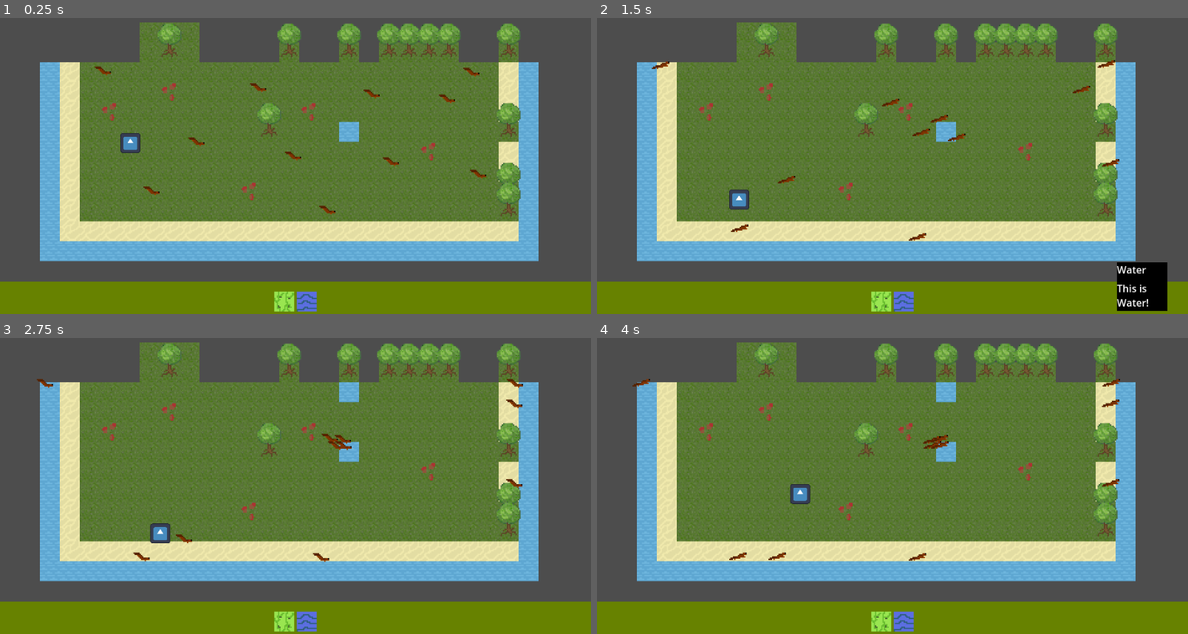
Above: before the commit, frames 1-4 (two rows, left to right).
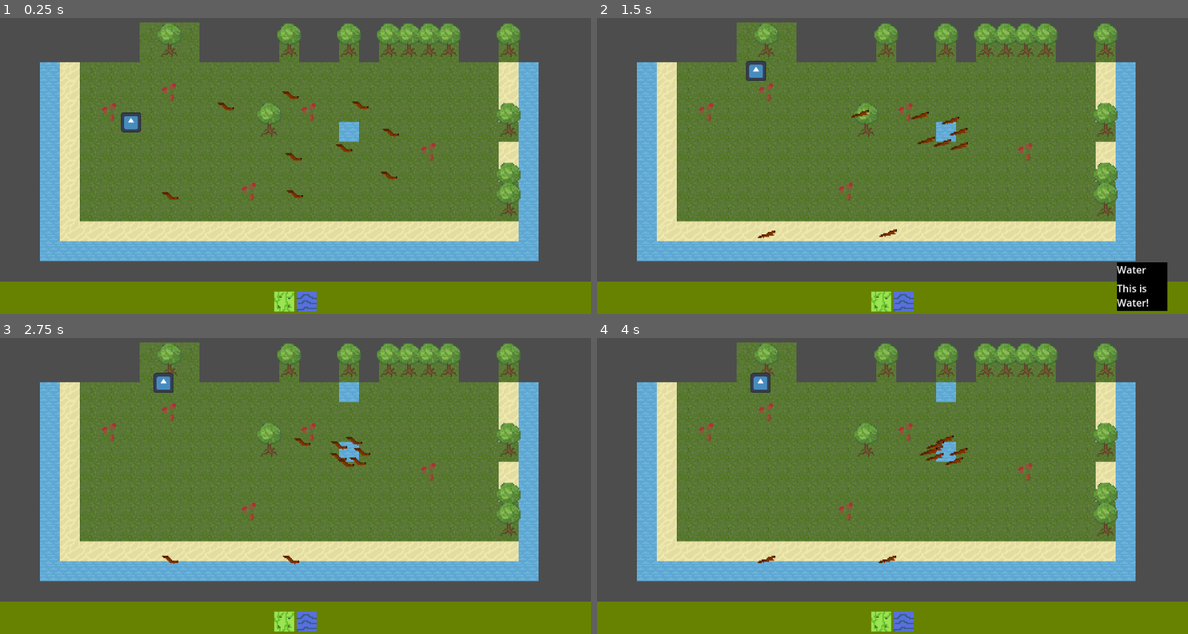
Above: after the commit, the same moments.

Repository: zliebowitz/ld56
Game: Godot game, scene res://tilemap.tscn
The game is run twice, just before and just after one commit, with the same random seed, the same clock (stepped at 60 frames per second) and the same inputs. The engine's default icon, where the game draws it, is replaced by a stand-in: a white triangle on a blue panel in a dark square.
Inputs (mouse positions are in pixels of both pictures, inside the frame that each line leads up to):
- Up to frame 1 (0.25 s): no input
- Up to frame 2 (1.5 s): move the mouse to (880, 302) at 0.52 s; click (880, 302) at 0.6 s; move the mouse to (904, 302) at 1.27 s; click (904, 302) at 1.35 s
- Up to frame 3 (2.75 s): move the mouse to (354, 394) at 2.02 s; click (354, 394) at 2.1 s
- Up to frame 4 (4 s): move the mouse to (862, 533) at 2.77 s; click (862, 533) at 2.85 s; move the mouse to (1069, 518) at 3.52 s; click (1069, 518) at 3.6 s

The runs differ from the first frame. In frame 1, 1.1% of the frame differs, in the area x 16-83%, y 16-67%; in frame 2, 1.2%, in the area x 9-89%, y 14-76%; in frame 3, 1.1%; in frame 4, 1.1%.

Commit message:
Finish Hawks

Diff:
--- a/Assets/Scripts/Animals/Hawk.tscn
+++ b/Assets/Scripts/Animals/Hawk.tscn
@@ -16,9 +16,9 @@
 
 [node name="Hawk" type="Node2D"]
 script = ExtResource("1_3ifj2")
-state_list = Array[int]([2, 6, 3])
+state_list = Array[int]([1, 2, 3])
 state_timers = Array[float]([10.0, 5.0, 15.0])
-timed_states = Array[int]([2])
+timed_states = Array[int]([0])
 animal_name = "Hawk"
 movement_mode = 1
 speed = 75.0
--- a/Assets/Scripts/Animals/Squirrel.tscn
+++ b/Assets/Scripts/Animals/Squirrel.tscn
@@ -48,6 +48,13 @@
 
 [node name="Squirrel" type="Node2D"]
 script = ExtResource("1_88qs4")
+state_list = Array[int]([0, 3, 1, 3, 5])
+state_timers = Array[float]([10.0, 3.0, 10.0, 3.0, 10.0])
+timed_states = Array[int]([0, 2])
+animal_name = "Squirrel"
+speed = 50.0
+dna_value = 10
+food_class = "Nut"
 
 [node name="AnimatedSprite2D" type="AnimatedSprite2D" parent="."]
 sprite_frames = SubResource("SpriteFrames_h2t03")
--- a/Assets/Scripts/Animals/animal_base.gd
+++ b/Assets/Scripts/Animals/animal_base.gd
@@ -3,7 +3,7 @@
 
 enum Movement {WALKING, FLYING, SWIMMING}
 
-enum STATE {SEEK_WATER, WAIT_DRINKING, SEEK_FOOD, WAIT_EAT, REPRODUCE_IF_ABLE, RANDOM_WANDERING, GO_HOME}
+enum STATE {SEEK_WATER, SEEK_FOOD, SEEK_ITEM, WAIT, REPRODUCE_IF_ABLE, RANDOM_WANDERING, PATROL}
 
 
 signal gain_dna(dna_value: int)
@@ -11,41 +11,48 @@
 # A list of states that the creature will loop through, in order.
 @export var state_list: Array[STATE] = []
 # A list of timers, showing how long each state should last. Should be the same length as the state list
-@export var state_timers = [10, 10, 10]
+@export var state_timers: Array[float] = [10, 10, 10]
 # A list of states that, if they reach the end of the state timer, kills the creature.
-@export var timed_states: Array[STATE] = [STATE.SEEK_WATER, STATE.SEEK_FOOD]
+@export var timed_states: Array[int] = []
 @export var animal_name: String = "PLACEHOLDER"
 @export var movement_mode: Movement = Movement.WALKING
 @export var destination: Vector2 = position
 @export var speed: float = 6
-@export var starvation_time: float = 30
 @export var cost: int = 1
 @export var cost_scaling: float = 1.1
 @export var dna_value: int = 5
+@export var dna_on_feed: int = 5
 @export var initial_state: STATE = STATE.SEEK_WATER
 # yuck, yuck, yuck, but I cna't find another way to do this
 @export var food_class : String
 @export var reproduction_site_class : String
 
-@onready var tilemap = GlobalManager.tilemap
+@onready var tilemap: WorldMapLayer = GlobalManager.tilemap
 @onready var current_state : STATE = initial_state
 var time_in_state : float = 0
+var index: int = 0
 
 
-func _change_state_if_time_elapsed(state: STATE, time_to_wait: float) -> bool:
-	if time_to_wait <= time_in_state:
-		current_state = state;
-		# TODO: death
-		_process(time_in_state - time_to_wait);
-		return true
-	return false
+func _process(delta: float) -> void:
+	time_in_state += delta;
+	kill_if_time_elapsed()
+	_process_action(delta)
+
+
+#func _change_state_if_time_elapsed(state: STATE, time_to_wait: float) -> bool:
+	#if time_to_wait <= time_in_state:
+		#current_state = state;
+		## TODO: death
+		#_process(time_in_state - time_to_wait);
+		#return true
+	#return false
 
 
 func get_next_state() -> STATE:
-	var next_state_index = get_state_list_index() + 1
-	if next_state_index >= state_list.size():
-		next_state_index = 0
-	return state_list[next_state_index]
+	index = index + 1
+	if index >= state_list.size():
+		index = 0
+	return state_list[index]
 
 
 func advance_state() -> void:
@@ -54,7 +61,7 @@
 
 
 func get_state_list_index() -> int:
-	return state_list.find(current_state)
+	return index
 
 
 func has_time_passed() -> bool:
@@ -62,34 +69,14 @@
 
 
 func kill_if_time_elapsed() -> bool:
-	if has_time_passed() && timed_states.has(current_state) :
+	if has_time_passed() && timed_states.has(index) :
 		kill()
 		return true
 	return false
 
 
-func _process(delta: float) -> void:
-	time_in_state += delta;
-	kill_if_time_elapsed()
-
-'''
-	if current_state == STATE.SEEK_WATER:
-		# TODO: need method to find water tiles
-		_change_state_if_time_elapsed(STATE.SEEK_FOOD, 10);
-	elif current_state == STATE.SEEK_FOOD:
-		# TODO: need method to find food
-		# there is amethod Node.is_class() that can be used with food_class
-		_change_state_if_time_elapsed(STATE.REPRODUCE_IF_ABLE, 10);
-	elif current_state == STATE.REPRODUCE_IF_ABLE:
-		# TODO: need method to find reproduction locations
-		# there is amethod Node.is_class() that can be used with reproduction_site_class
-		var found_site = false;
-		if not found_site:
-			_change_state_if_time_elapsed(STATE.RANDOM_WANDERING, 0)
-	elif current_state == STATE.RANDOM_WANDERING:
-		#TODO take advantage of movement_mode here and move.
-		_change_state_if_time_elapsed(STATE.SEEK_WATER, 60);
-'''
+func _process_action(delta: float) -> void:
+	pass
 
 
 func move_towards_destination(delta: float) -> bool:
@@ -100,9 +87,8 @@
 
 
 func create_dna() -> void:
-	emit_signal("gain_dna", dna_value)
+	emit_signal("gain_dna", dna_on_feed)
 
 
 func kill() -> void:
-	# TODO
-	create_dna()
+	queue_free()
--- a/Assets/Scripts/Animals/animal_hawk.gd
+++ b/Assets/Scripts/Animals/animal_hawk.gd
@@ -1,22 +1,28 @@
 class_name Hawk
 extends Animal
 
-#func _ready() -> void:
-	#current_state = initial_state
+var target: Animal
 
-func _process(delta: float) -> void:
-	super(delta)
+func _process_action(delta: float) -> void:
 	match current_state:
 		STATE.SEEK_FOOD:
 			#TODO Get nearest animal
-			destination = tilemap.get_nearest_creature(position, Squirrel)
+			target = null
+			target = tilemap.get_nearest_creature(position, Squirrel)
+			if target:
+				destination = target.position
+			else: destination = position
 			if move_towards_destination(delta):
+				if not target:
+					return
+				target.kill()
+				create_dna()
 				advance_state()
-		STATE.GO_HOME:
+		STATE.SEEK_ITEM:
 			destination = tilemap.get_nearest_tile_absolute(position, 3)
 			if move_towards_destination(delta):
 				advance_state()
-		STATE.WAIT_EAT:
+		STATE.WAIT:
 			if has_time_passed():
 				advance_state()
 		var unknown_state:
--- a/Assets/Scripts/Animals/animal_squirrel.gd
+++ b/Assets/Scripts/Animals/animal_squirrel.gd
@@ -2,18 +2,20 @@
 extends Animal
 
 func _ready() -> void:
-	state_list = [STATE.SEEK_WATER, STATE.WAIT_DRINKING, STATE.SEEK_FOOD, STATE.WAIT_EAT, STATE.RANDOM_WANDERING]
-	movement_mode = Movement.WALKING
-	state_timers = [10, 3, 10, 3, 10]
-	timed_states = [STATE.SEEK_WATER, STATE.SEEK_FOOD]
-	animal_name = "Squirrel"
-	speed = 50
-	cost = 1
-	cost_scaling = 1.1
-	dna_value = 10
-	initial_state = STATE.SEEK_WATER
-	food_class = "Nut"
+	pass
+	#state_list = [STATE.SEEK_WATER, STATE.WAIT_DRINKING, STATE.SEEK_FOOD, STATE.WAIT_EAT, STATE.RANDOM_WANDERING]
+	#movement_mode = Movement.WALKING
+	#state_timers = [10, 3, 10, 3, 10]
+	#timed_states = [STATE.SEEK_WATER, STATE.SEEK_FOOD]
+	#animal_name = "Squirrel"
+	#speed = 50
+	#cost = 1
+	#cost_scaling = 1.1
+	#dna_value = 10
+	#initial_state = STATE.SEEK_WATER
+	#food_class = "Nut"
 
+var wander_wait: float = 2.0
 
 func _change_state_if_time_elapsed(state: STATE, time_to_wait: float) -> bool:
 	if time_to_wait <= time_in_state:
@@ -24,8 +26,7 @@
 	return false
 
 
-func _process(delta: float) -> void:
-	super(delta)
+func _process_action(delta: float) -> void:
 	match current_state:
 		STATE.SEEK_WATER:
 			destination = tilemap.get_nearest_tile_absolute(position, 2)
@@ -35,15 +36,23 @@
 			destination = tilemap.get_nearest_tile_absolute(position, -1, 0)
 			if move_towards_destination(delta):
 				advance_state()
-		STATE.WAIT_DRINKING, STATE.WAIT_EAT:
+		STATE.WAIT:
 			if has_time_passed():
 				advance_state()
 		STATE.RANDOM_WANDERING:
-			# TODO, impliment wander code
+			if wander_wait > 1.0:
+				var new_destination = Vector2(position.x + randf_range(-100, 100), position.y + randf_range(-100, 100))
+				#If a valid tile
+				var coord = tilemap.get_coord_from_position(new_destination)
+				if tilemap.is_in_bounds(coord) and tilemap.get_tile_info(coord)[0] >= 0:
+					destination = new_destination
+				else: destination = position
+				wander_wait = 0.0
+
+			if move_towards_destination(delta):
+				wander_wait += delta
 			if has_time_passed():
+				wander_wait = 0
 				advance_state()
 		var unknown_state:
 			print("Got state ", unknown_state," for ", animal_name, ", and does not know what to do!!!")
-
-func create_currency() -> void:
-	pass
--- a/Assets/Scripts/tilemap.gd
+++ b/Assets/Scripts/tilemap.gd
@@ -72,6 +72,11 @@
 	var y_loc: float = coords.y * tile_size.y + tile_size.y/2
 	return Vector2(x_loc, y_loc)
 
+func is_in_bounds(coords: Vector2i) -> bool:
+	var x_good = coords.x >= 0 and coords.x < map_size.x
+	var y_good = coords.y >= 0 and coords.y < map_size.y
+	return x_good and y_good
+
 
 #Returns the tile that the position is on.
 func get_coord_from_position(location: Vector2) -> Vector2i:
@@ -114,16 +119,18 @@
 
 
 func get_nearest_tile_absolute(starting_location: Vector2, id: int = -1, sprite_id: int = -1) -> Vector2:
-	return get_nearest_tile(starting_location, id, sprite_id)*32
+	var center = get_tile_center(get_nearest_tile(starting_location, id, sprite_id))
+	var offset = center + (starting_location - center).normalized()*12
+	return offset
 
-func get_nearest_creature(starting_location: Vector2, creature_type: Variant) -> Vector2:
+func get_nearest_creature(starting_location: Vector2, creature_type: Variant) -> Animal:
 	var distance := 999999.9
-	var closest := Vector2(-1,-1)
+	var closest: Animal = null
 	var main = get_parent()
 	for child in main.get_children():
 		if is_instance_of(child, creature_type):
 			var new_distance = starting_location.distance_squared_to(child.position)
 			if new_distance < distance:
 				distance = new_distance
-				closest = child.position
+				closest = child
 	return closest
--- a/tilemap.tscn
+++ b/tilemap.tscn
@@ -200,105 +200,42 @@
 
 [node name="Squirrel" parent="." instance=ExtResource("11_w0jgb")]
 position = Vector2(459, 285)
-state_list = Array[int]([0, 1, 2, 4])
-state_timers = [10.0, 3.0, 10.0, 3.0, 10.0]
-animal_name = "Squirrel"
-speed = 50.0
-dna_value = 10
-food_class = "Nut"
-
-[node name="Squirrel2" parent="." instance=ExtResource("11_w0jgb")]
-position = Vector2(316, 243)
-state_list = Array[int]([0, 1, 2, 4])
-state_timers = [10.0, 3.0, 10.0, 3.0, 10.0]
-animal_name = "Squirrel"
-speed = 50.0
-dna_value = 10
-food_class = "Nut"
-
-[node name="Squirrel3" parent="." instance=ExtResource("11_w0jgb")]
-position = Vector2(245, 322)
-state_list = Array[int]([0, 1, 2, 4])
-state_timers = [10.0, 3.0, 10.0, 3.0, 10.0]
-animal_name = "Squirrel"
-speed = 50.0
-dna_value = 10
-food_class = "Nut"
-
-[node name="Squirrel4" parent="." instance=ExtResource("11_w0jgb")]
-position = Vector2(176, 143)
-state_list = Array[int]([0, 1, 2, 4])
-state_timers = [10.0, 3.0, 10.0, 3.0, 10.0]
-animal_name = "Squirrel"
-speed = 50.0
-dna_value = 10
-food_class = "Nut"
-
-[node name="Squirrel5" parent="." instance=ExtResource("11_w0jgb")]
-position = Vector2(402, 163)
-state_list = Array[int]([0, 1, 2, 4])
-state_timers = [10.0, 3.0, 10.0, 3.0, 10.0]
-animal_name = "Squirrel"
-speed = 50.0
-dna_value = 10
-food_class = "Nut"
-
-[node name="Squirrel6" parent="." instance=ExtResource("11_w0jgb")]
-position = Vector2(604, 170)
-state_list = Array[int]([0, 1, 2, 4])
-state_timers = [10.0, 3.0, 10.0, 3.0, 10.0]
-animal_name = "Squirrel"
-speed = 50.0
-dna_value = 10
-food_class = "Nut"
-
-[node name="Squirrel7" parent="." instance=ExtResource("11_w0jgb")]
-position = Vector2(636, 295)
-state_list = Array[int]([0, 1, 2, 4])
-state_timers = [10.0, 3.0, 10.0, 3.0, 10.0]
-animal_name = "Squirrel"
-speed = 50.0
-dna_value = 10
-food_class = "Nut"
-
-[node name="Squirrel8" parent="." instance=ExtResource("11_w0jgb")]
-position = Vector2(527, 353)
-state_list = Array[int]([0, 1, 2, 4])
-state_timers = [10.0, 3.0, 10.0, 3.0, 10.0]
-animal_name = "Squirrel"
-speed = 50.0
-dna_value = 10
-food_class = "Nut"
-
-[node name="Squirrel9" parent="." instance=ExtResource("11_w0jgb")]
-position = Vector2(704, 189)
-state_list = Array[int]([0, 1, 2, 4])
-state_timers = [10.0, 3.0, 10.0, 3.0, 10.0]
-animal_name = "Squirrel"
-speed = 50.0
-dna_value = 10
-food_class = "Nut"
-
-[node name="Squirrel10" parent="." instance=ExtResource("11_w0jgb")]
-position = Vector2(754, 311)
-state_list = Array[int]([0, 1, 2, 4])
-state_timers = [10.0, 3.0, 10.0, 3.0, 10.0]
-animal_name = "Squirrel"
-speed = 50.0
-dna_value = 10
-food_class = "Nut"
-
-[node name="Squirrel11" parent="." instance=ExtResource("11_w0jgb")]
-position = Vector2(743, 145)
-state_list = Array[int]([0, 1, 2, 4])
-state_timers = [10.0, 3.0, 10.0, 3.0, 10.0]
-animal_name = "Squirrel"
-speed = 50.0
-dna_value = 10
-food_class = "Nut"
+state_timers = Array[float]([10.0, 3.0, 10.0, 3.0, 10.0])
 
 [node name="Hawk" parent="." instance=ExtResource("12_4q3w6")]
 position = Vector2(201, 241)
+
+[node name="Squirrel2" parent="." instance=ExtResource("11_w0jgb")]
+position = Vector2(272, 330)
+state_timers = Array[float]([10.0, 3.0, 10.0, 3.0, 10.0])
+
+[node name="Squirrel3" parent="." instance=ExtResource("11_w0jgb")]
+position = Vector2(349, 196)
+state_timers = Array[float]([10.0, 3.0, 10.0, 3.0, 10.0])
+
+[node name="Squirrel4" parent="." instance=ExtResource("11_w0jgb")]
+position = Vector2(631, 319)
+state_timers = Array[float]([10.0, 3.0, 10.0, 3.0, 10.0])
+
+[node name="Squirrel5" parent="." instance=ExtResource("11_w0jgb")]
+position = Vector2(582, 185)
+state_timers = Array[float]([10.0, 3.0, 10.0, 3.0, 10.0])
+
+[node name="Squirrel6" parent="." instance=ExtResource("11_w0jgb")]
+position = Vector2(454, 174)
+state_timers = Array[float]([10.0, 3.0, 10.0, 3.0, 10.0])
+
+[node name="Squirrel7" parent="." instance=ExtResource("11_w0jgb")]
+position = Vector2(547, 278)
+state_timers = Array[float]([10.0, 3.0, 10.0, 3.0, 10.0])
+
+[node name="Squirrel8" parent="." instance=ExtResource("11_w0jgb")]
+position = Vector2(638, 241)
+state_timers = Array[float]([10.0, 3.0, 10.0, 3.0, 10.0])
+
+[node name="Squirrel9" parent="." instance=ExtResource("11_w0jgb")]
+position = Vector2(473, 328)
+state_timers = Array[float]([10.0, 3.0, 10.0, 3.0, 10.0])
 
 [connection signal="tile_placed" from="TileMapLayer" to="CanvasLayer" method="_on_tile_map_layer_tile_placed"]
 [connection signal="ui_tile_selected" from="CanvasLayer/GridContainer/UI_Tile" to="CanvasLayer" method="_on_ui_tile_selected"]
